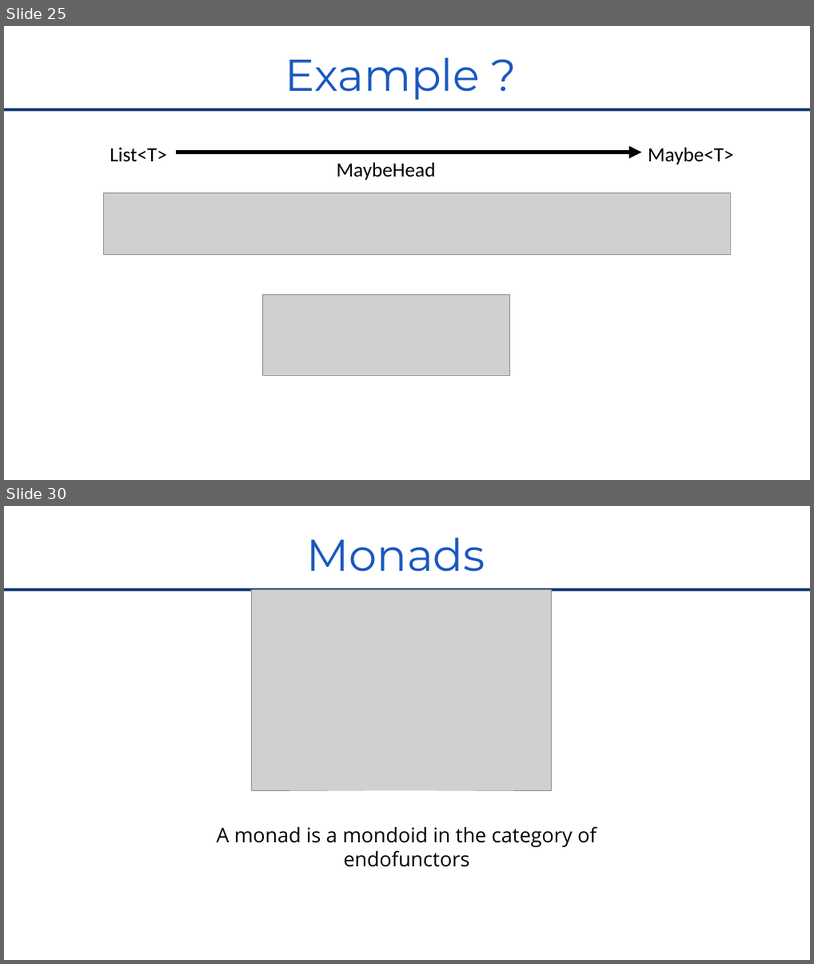
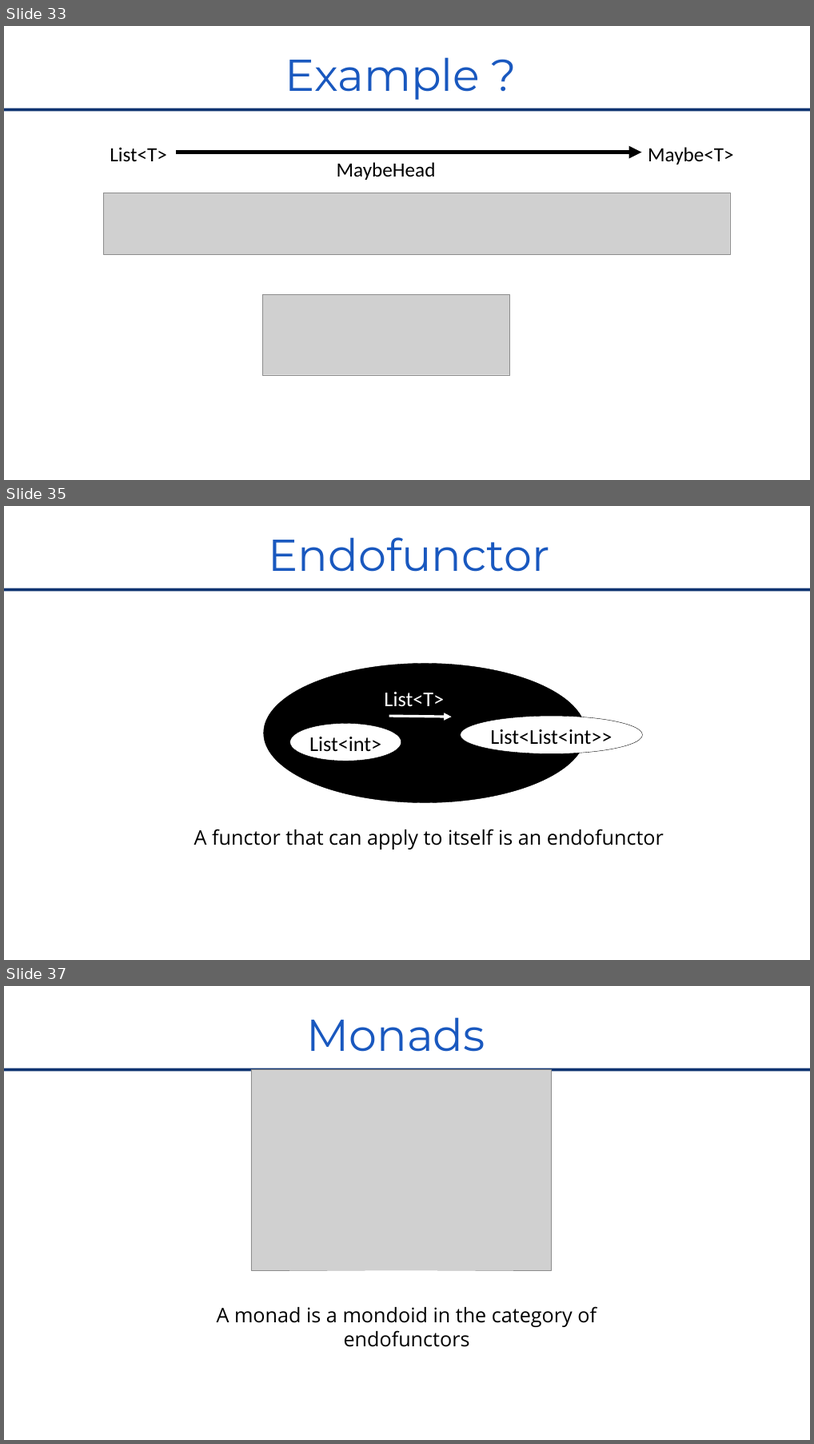
Before and after one commit to RomainTrm/CategoryTheoryYouAlreadyKnowIt, a slide deck: CategoryTheoryUniveristy_Devoxx_FR_2022.pptx. Shown one above the other, each under a label of ours: slides 25 and 30 before the commit, slides 33, 35 and 37 after it; the slides between them are not shown. The pictures are 814x964 and 814x1444 pixels, drawn with LibreOffice and Linux fonts; fonts in the diff are those of the drawing; grey boxes stand for pictures; background and template pictures are left out. Boxes give left, top, right and bottom in pixels: in the first picture for what was removed or moved away, otherwise in the second. Text is boxed around its words. In the diff, an @@ line names an element or a change of style, - is before the commit and + after.

```diff
--- a/CategoryTheoryUniveristy_Devoxx_FR_2022.pptx
+++ b/CategoryTheoryUniveristy_Devoxx_FR_2022.pptx
@@ slide 35 added at box(4, 506, 810, 960), background #FFFFFF; not listed: 1 template element that a slide beside it also shows @@
@@ title added at box(269, 537, 550, 572), 106 pt, text #1958BF @@
+Endofunctor
@@ ellipse added at box(264, 664, 586, 802), fill #000000, outline #000000 0.74 pt @@
@@ text added at box(384, 692, 444, 707), 50 pt, text #FFFFFF @@
+List<T>
@@ arrow added from (390, 716) to (451, 716), #FFFFFF 6 pt @@
@@ ellipse added at box(461, 716, 643, 753), fill #FFFFFF, outline #000000 0.74 pt, 50 pt, text #000000 @@
+List<List<int>>
@@ ellipse added at box(290, 723, 402, 760), fill #FFFFFF, outline #000000 0.74 pt, 50 pt, text #000000 @@
+List<int>
@@ text added at box(194, 828, 664, 849), 48 pt, text #000000 @@
+A functor that can apply to itself is an endofunctor
@@ page number added at box(402, 936, 413, 952), 22 pt, text #FFFFFF @@
+35
@@ what was slide 25 is now slide 33 @@
@@ what was slide 30 is now slide 37 @@
```
Also in this commit, not shown: 11 slides changed, 4 other slides added.
